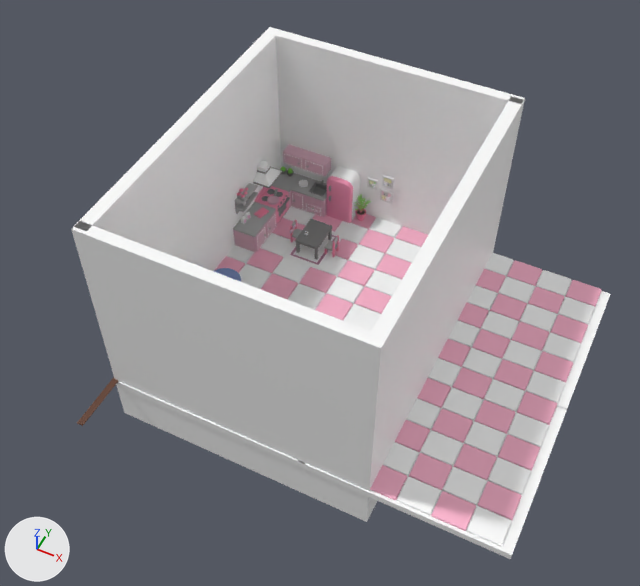
Renders of the glTF model final/assets/kitchen.gltf from each side of a commit.
Before and after are seen from a 50 mm lens placed at (35.2, -61.5, 70.1), pointed at (10.3, -11.7, 7.9). Every picture has the same lights, and +X, +Y and +Z are marked at lower left. Where no turn or scale is listed for an object, it has been applied to the vertices.

Names of what the first picture shows: 'Counter', 'Counter with sink', 'Floor tile', 'Floor tile.002', 'Floor tile.003', 'Floor.001', 'Floor.002', 'Floor.003', 'Fridge', 'Wall', 'Wall shelf', 'Wall.001'.
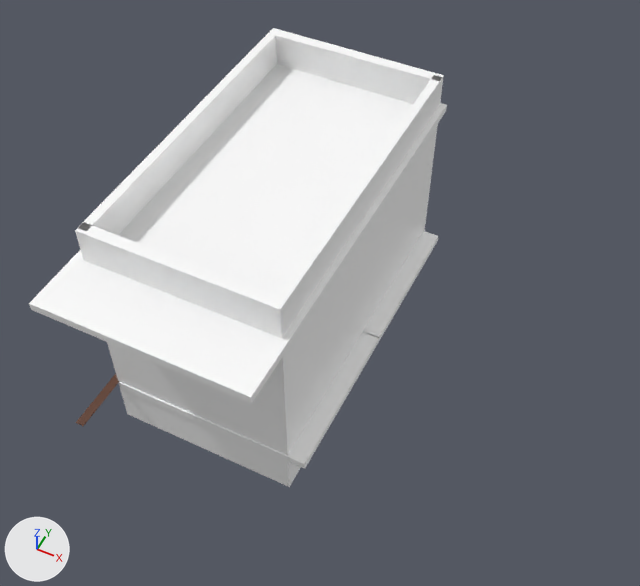
Location of each change, (x1, y1, x2, y2) in pixels of the pictures (640 x 586 px):
'Wall.001', moved, rescaled (19% narrower): before (71, 96, 524, 522); after (75, 76, 443, 487)
'Floor.002', moved, rescaled: before (460, 261, 610, 410); after (29, 64, 447, 403)
'Wall', moved, rescaled: before (73, 27, 525, 271); after (78, 28, 444, 235)
'Floor tile.003', deleted: before (370, 358, 557, 547)
    faces in mat_white (white #ffffff): (383, 358, 549, 547)
    faces in mat_floor_tile (pink #ffb6d0): (370, 367, 557, 531)
'Floor tile.002', deleted: before (438, 253, 602, 403)
    faces in mat_white (white #ffffff): (448, 253, 595, 403)
    faces in mat_floor_tile (pink #ffb6d0): (438, 260, 602, 391)
'Floor tile', moved, rescaled (not visible afterwards): before (215, 206, 428, 331)
'Floor.003', deleted: before (297, 371, 567, 559)
'Floor.001', unchanged, uncovered by the edit: before (119, 382, 305, 465); after (119, 331, 379, 468)
'Floor', unchanged, uncovered by the edit: before (246, 220, 398, 319); after (363, 231, 438, 343)
'Fridge', unchanged, covered by the edit: before (326, 167, 360, 223)

Diff of the bpy script that builds the scene:
```diff
--- a/final/assets/kitchen.gltf.py
+++ b/final/assets/kitchen.gltf.py
@@ ob_floor_tile @@
 ob_floor_tile = bpy.data.objects.new('Floor tile', me_cube_005)
-ob_floor_tile.location = (4.5, 0.2, 0.0)
+ob_floor_tile.location = (4.0, 0.2, 0.0)
 ob_floor_tile.rotation_euler = (0.0, 0.0, -3.142)  # degrees (0, 0, -180)
-ob_floor_tile.scale = (2.7, 2.26, 2.06)
+ob_floor_tile.scale = (2.4, 2.26, 2.06)
@@ ob_wall @@
 ob_wall = bpy.data.objects.new('Wall', me_cube_006)
-ob_wall.location = (8.5, -3.4, 3.2)
+ob_wall.location = (4.4, -3.4, 3.2)
 ob_wall.rotation_euler = (0.0, 0.0, -3.142)  # degrees (0, 0, -180)
-ob_wall.scale = (13.0, 11.1, 8.97)
+ob_wall.scale = (8.9, 11.1, 8.97)
@@ ob_wall_001 @@
 ob_wall_001 = bpy.data.objects.new('Wall.001', me_cube_002)
-ob_wall_001.location = (7.2, -12.2, 3.2)
-ob_wall_001.scale = (13.0, 11.1, 8.97)
+ob_wall_001.location = (3.6, -12.2, 3.2)
+ob_wall_001.scale = (8.9, 11.1, 8.97)
@@ ob_floor_002 @@
 ob_floor_002 = bpy.data.objects.new('Floor.002', me_cube_011)
-ob_floor_002.location = (24.5, 0.0, -0.4)
+ob_floor_002.location = (3.8, -10.6, 16.5)
 ob_floor_002.rotation_euler = (0.0, 0.0, -3.142)  # degrees (0, 0, -180)
-ob_floor_002.scale = (10.1, 8.25, 0.383)
+ob_floor_002.scale = (10.1, 19.7, 0.383)
@@ ob_floor_tile_002 @@
-ob_floor_tile_002 = bpy.data.objects.new('Floor tile.002', me_cube_014)
-ob_floor_tile_002.location = (24.0, 0.2, 0.0)
@@ ob_floor_003 @@
-ob_floor_003 = bpy.data.objects.new('Floor.003', me_cube_017)
-ob_floor_003.location = (24.5, -16.3, -0.4)
@@ ob_floor_tile_003 @@
-ob_floor_tile_003 = bpy.data.objects.new('Floor tile.003', me_cube_020)
-ob_floor_tile_003.location = (24.0, -16.1, 0.0)
```
